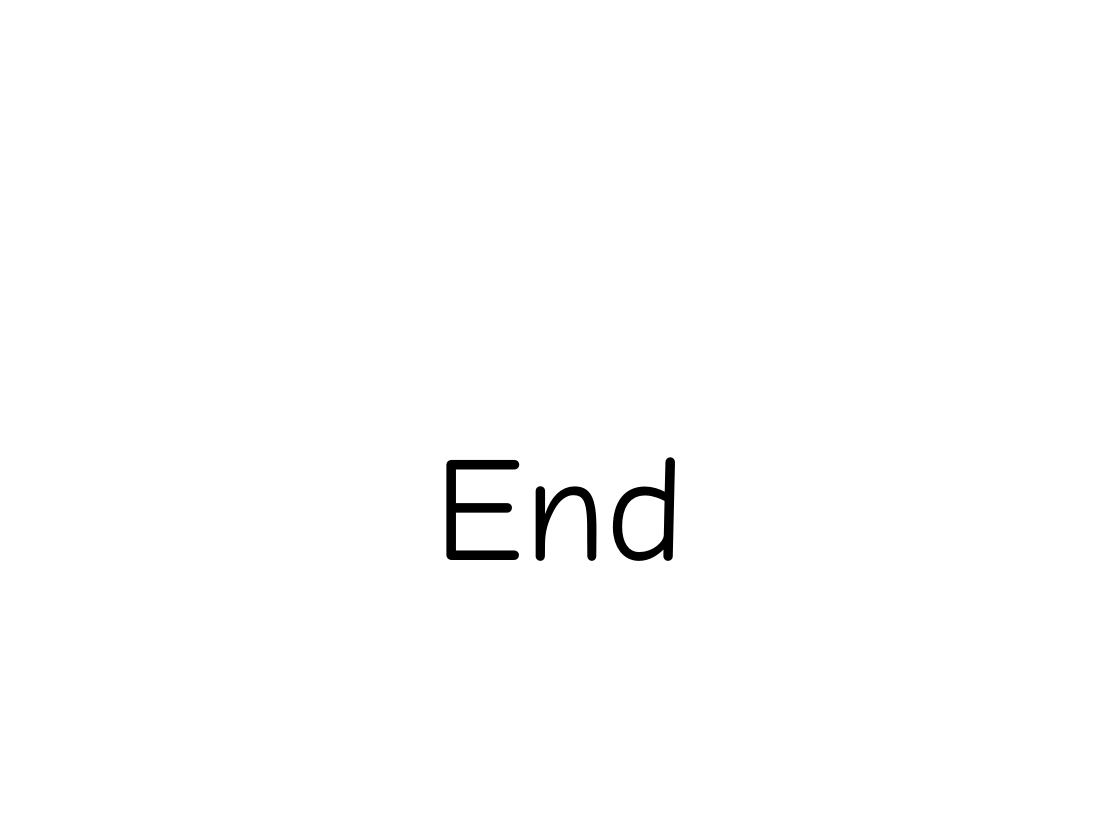
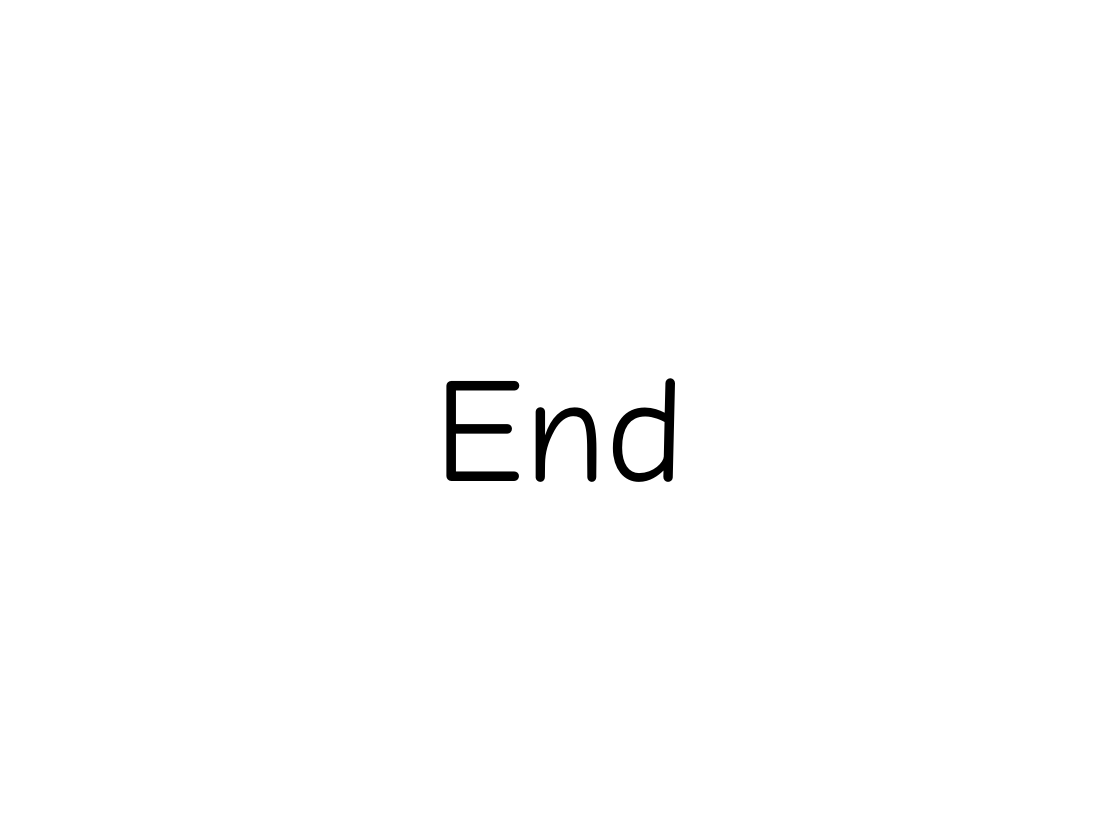
Before and after one commit to mutanganajoseph/Documents, a slide deck: slide 119 of auca/sem-1/intro-to-bible-study/1 intro to Bible study Notes.pptx. Drawn at 1120x840 pixels with LibreOffice and Linux fonts; fonts in the diff are those of the drawing. Boxes give left, top, right and bottom in pixels: in the first picture for what was removed or moved away, otherwise in the second. Text is boxed around its words. In the diff, an @@ line names an element or a change of style, - is before the commit and + after.

```diff
--- a/auca/sem-1/intro-to-bible-study/1 intro to Bible study Notes.pptx
+++ b/auca/sem-1/intro-to-bible-study/1 intro to Bible study Notes.pptx
@@ text "End": place and size @@
-text "End" at [434,457,686,561]
+text "End" at [434,378,686,482]
```
Also in this commit, not shown: 3 other slides changed, 6 other files.
